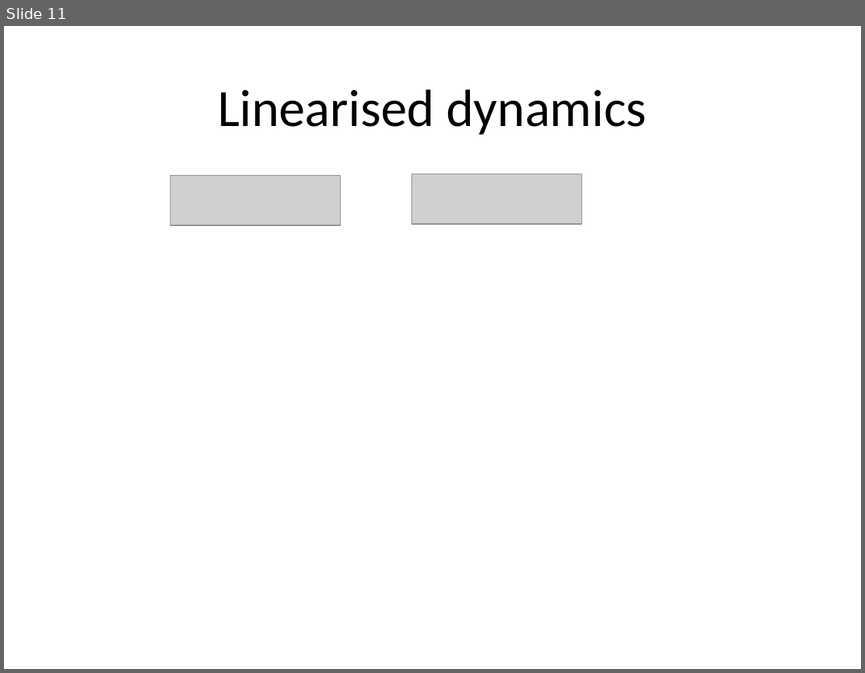
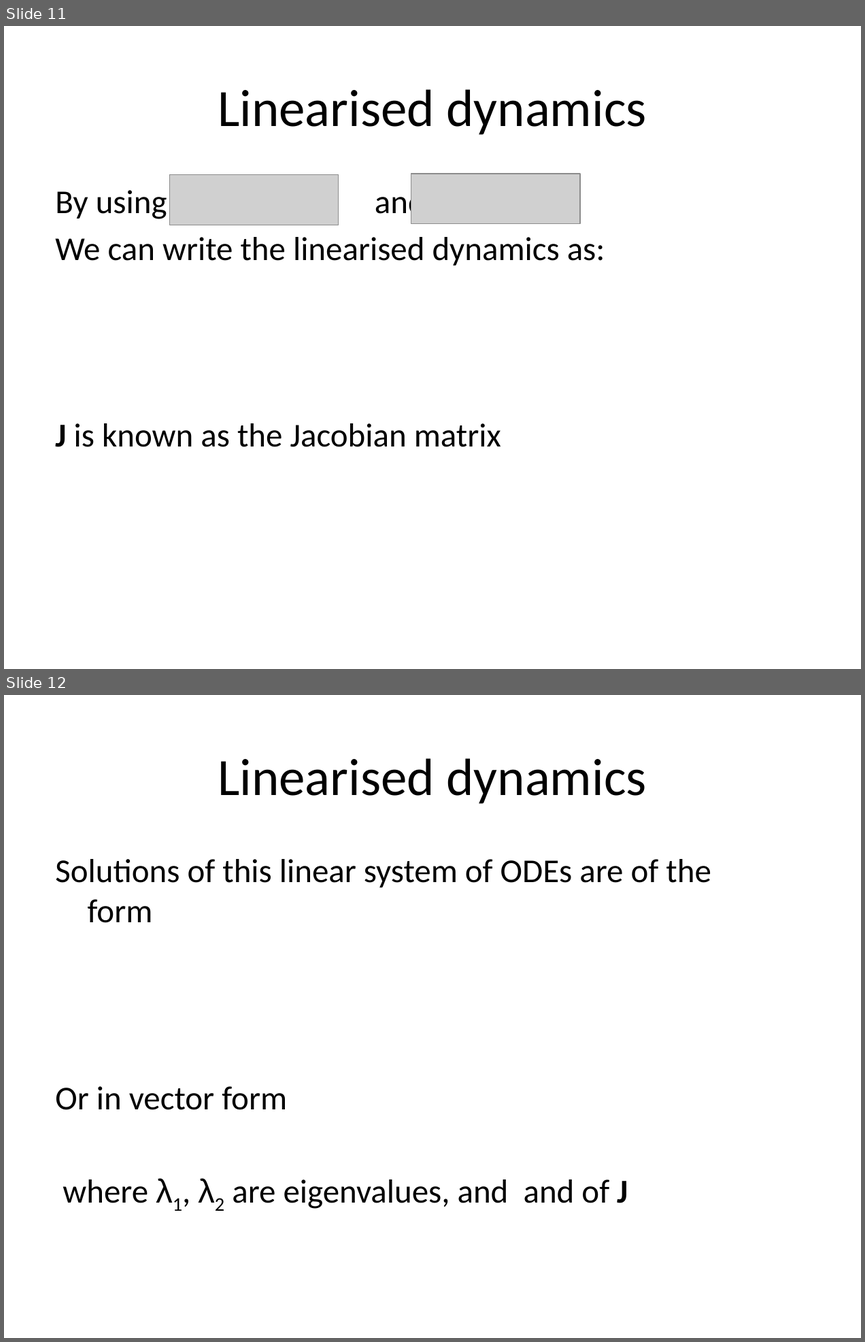
Before and after one commit to zoe1197/CMEE, a slide deck: Ecological_Model/Tuesday/CMEE-2-3.pptx. Shown one above the other, each under a label of ours: slide 11 before the commit, slides 11 and 12 after it. The pictures are 865x673 and 865x1342 pixels, drawn with LibreOffice and Linux fonts; fonts in the diff are those of the drawing; grey boxes stand for pictures. Boxes give left, top, right and bottom in pixels: in the first picture for what was removed or moved away, otherwise in the second. Text is boxed around its words. In the diff, an @@ line names an element or a change of style, - is before the commit and + after.

```diff
--- a/Ecological_Model/Tuesday/CMEE-2-3.pptx
+++ b/Ecological_Model/Tuesday/CMEE-2-3.pptx
@@ slide 12 added at bbox=[4, 695, 861, 1338], background #FFFFFF @@
@@ text added at bbox=[218, 758, 646, 804], 44 pt, text #000000 @@
+Linearised dynamics
@@ text added at bbox=[55, 859, 711, 1208], 28 pt, text #000000 @@
+Solutions of this linear system of ODEs are of the form
+Or in vector form
+where λ1, λ2 are eigenvalues, and and of J
@@ slide 11 changed as well @@
@@ text added at bbox=[55, 186, 605, 447], 28 pt, text #000000 @@
+By using and
+We can write the linearised dynamics as:
+J is known as the Jacobian matrix
```
Also in this commit, not shown: 33 other slides changed, 3 other slides added, 4 slides removed, 2 other files.
